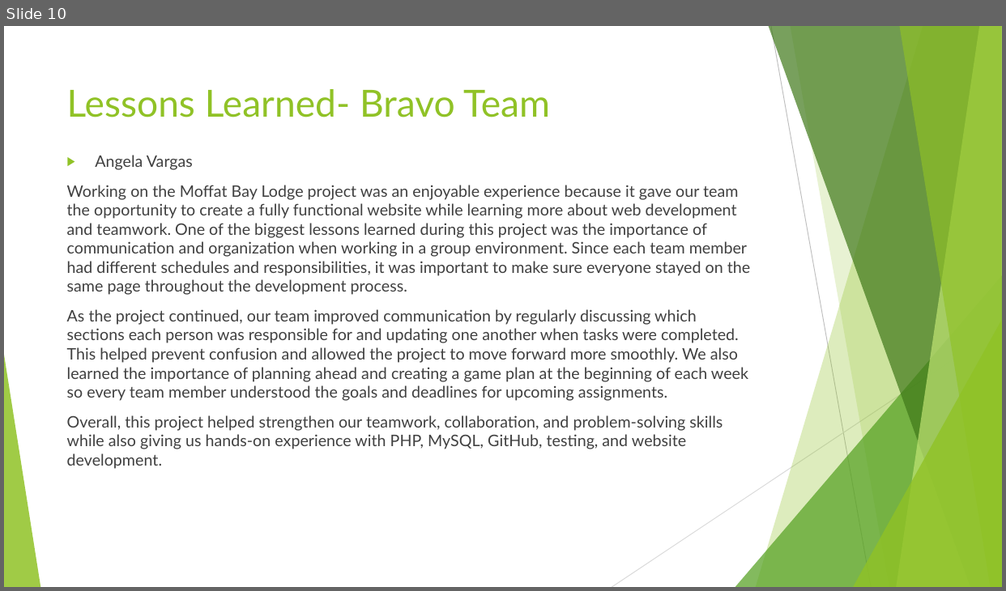
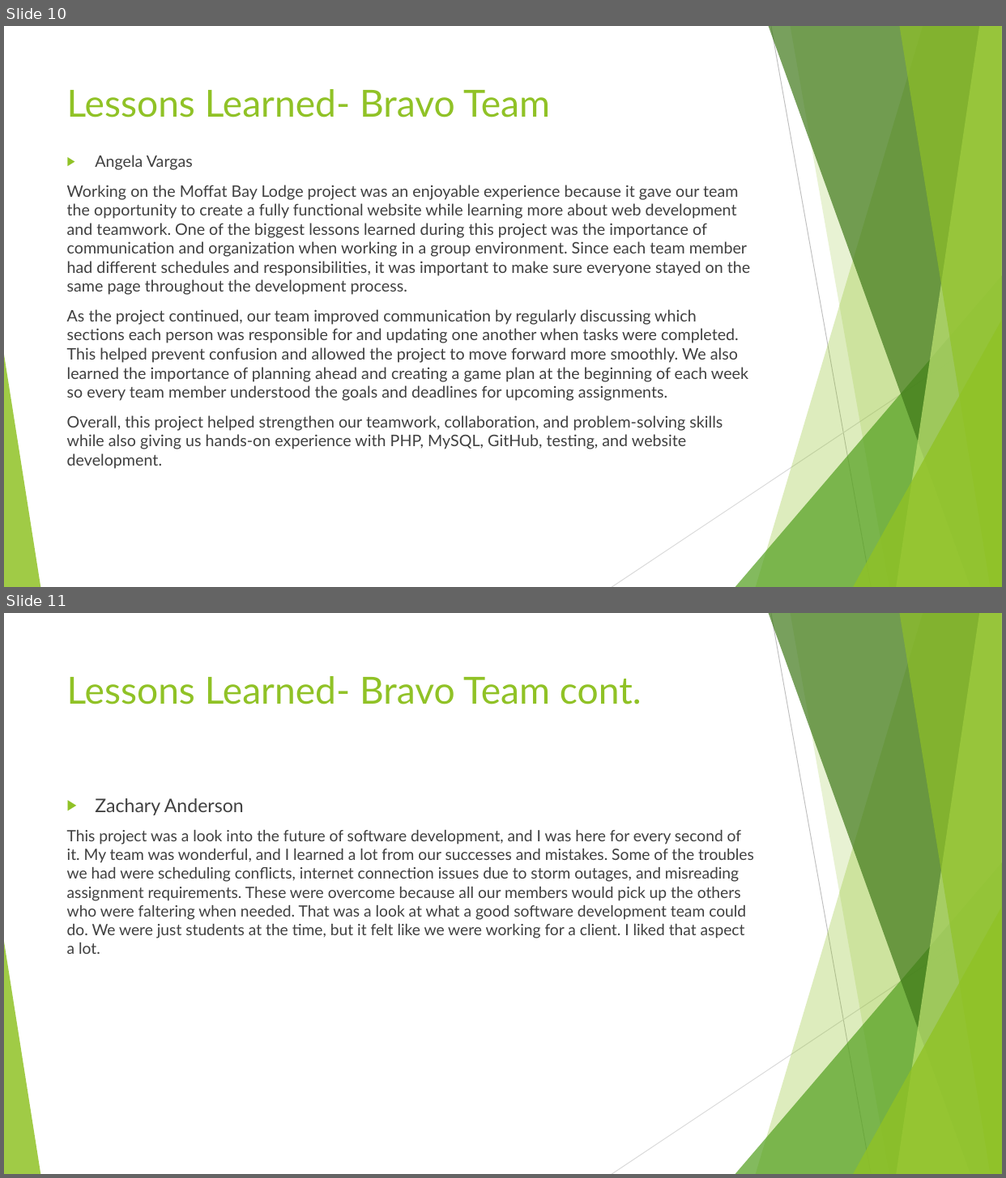
Before and after one commit to ang166varg/Moffat-Bay, a slide deck: MODULE-10/Bravo Team_Module 10.pptx. Shown one above the other, each under a label of ours: slide 10 before the commit, slides 10 and 11 after it. The pictures are 1006x591 and 1006x1178 pixels, drawn with LibreOffice and Linux fonts; fonts in the diff are those of the drawing. Boxes give left, top, right and bottom in pixels: in the first picture for what was removed or moved away, otherwise in the second. Text is boxed around its words. In the diff, an @@ line names an element or a change of style, - is before the commit and + after.

Commit message:
Pushing lesson learned - Anderson 5/13/26

```diff
--- a/MODULE-10/Bravo Team_Module 10.pptx
+++ b/MODULE-10/Bravo Team_Module 10.pptx
@@ slide 11 added at (4, 613, 1002, 1174), background #FFFFFF; not listed: 10 template elements that a slide beside it also shows @@
@@ title added at (67, 676, 641, 705), 36 pt, text #90C226 @@
+Lessons Learned- Bravo Team cont.
@@ text added at (67, 798, 754, 954), 15 pt, text #404040 @@
+▶ Zachary Anderson
+This project was a look into the future of software development, and I was here for every second of it. My team was wonderful, and I learned a lot from our successes and mistakes. Some of the troubles we had were scheduling conflicts, internet connection issues due to storm outages, and misreading assignment requirements. These were overcome because all our members would pick up the others who were faltering when needed. That was a look at what a good software development team could do. We were just students at the time, but it felt like we were working for a client. I liked that aspect a lot.
```
